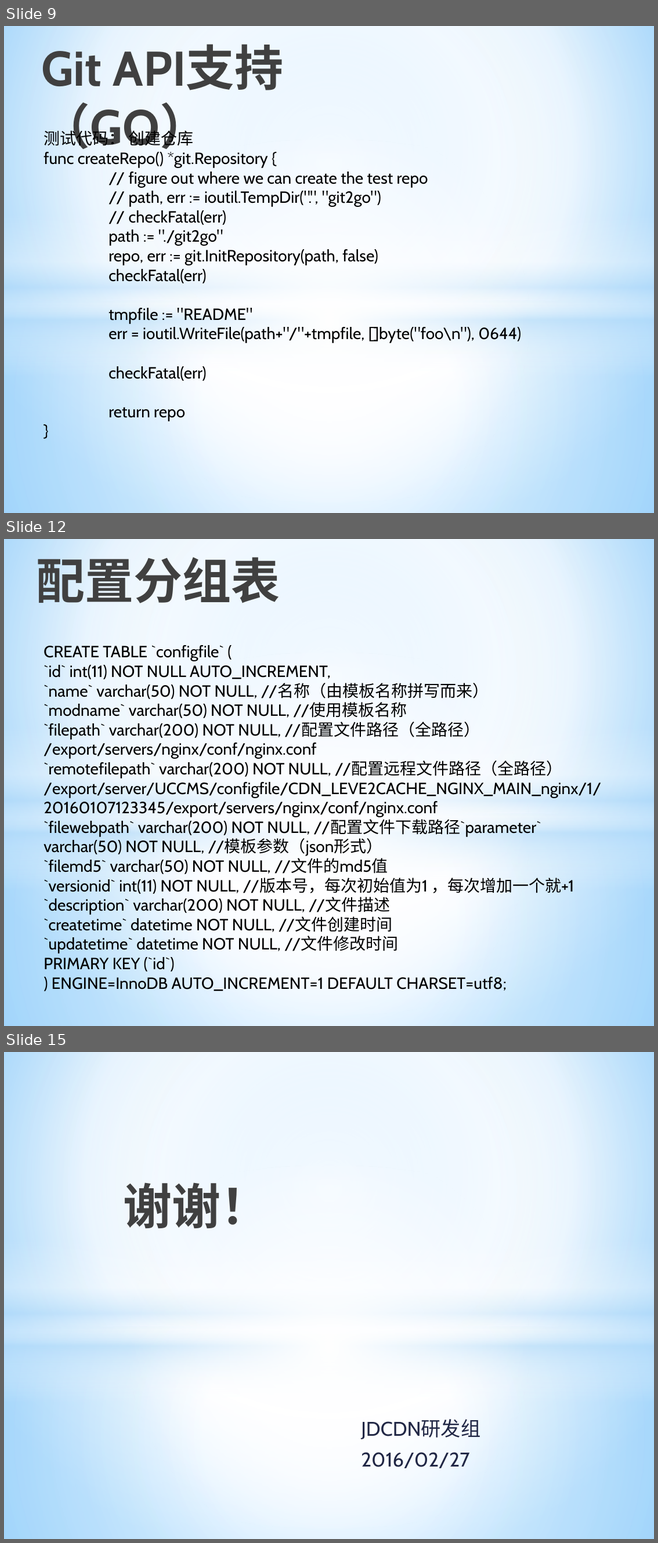
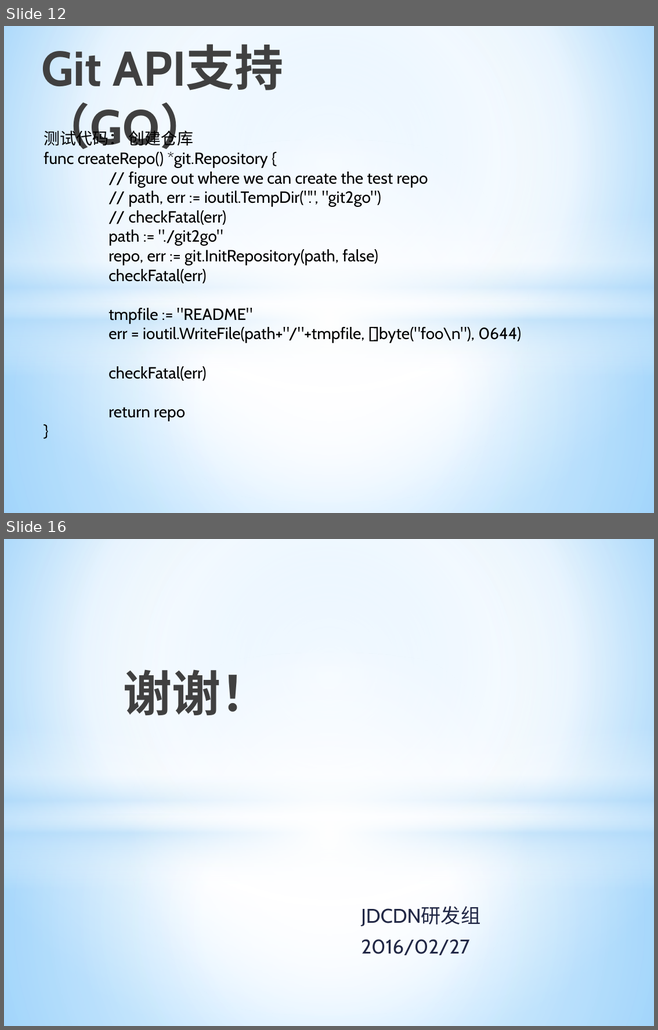
Before and after one commit to allragedbody/clasenbee, a slide deck: docs/Git集群配置方案.pptx. Shown one above the other, each under a label of ours: slides 9, 12 and 15 before the commit, slides 12 and 16 after it; the slides between them are not shown. The pictures are 658x1543 and 658x1030 pixels, drawn with LibreOffice and Linux fonts; fonts in the diff are those of the drawing. Boxes give left, top, right and bottom in pixels: in the first picture for what was removed or moved away, otherwise in the second. Text is boxed around its words. In the diff, an @@ line names an element or a change of style, - is before the commit and + after.

```diff
--- a/docs/Git集群配置方案.pptx
+++ b/docs/Git集群配置方案.pptx
@@ slide 12 removed at bbox=[4, 539, 654, 1026], background gradient #9ED5FF to #FFFFFF to #5BB9FF; not listed: 4 template elements that a slide beside it also shows @@
@@ title removed at bbox=[36, 557, 280, 603] @@
-配置分组表
@@ text removed at bbox=[43, 645, 601, 991] @@
-CREATE TABLE `configfile` (
-`id` int(11) NOT NULL AUTO_INCREMENT,
-`name` varchar(50) NOT NULL, //名称（由模板名称拼写而来）
-`modname` varchar(50) NOT NULL, //使用模板名称
-`filepath` varchar(200) NOT NULL, //配置文件路径（全路径） /export/servers/nginx/conf/nginx.conf
-`remotefilepath` varchar(200) NOT NULL, //配置远程文件路径（全路径） /export/server/UCCMS/configfile/CDN_LEVE2CACHE_NGINX_MAIN_nginx/1/20160107123345/export/servers/nginx/conf/nginx.conf
-`filewebpath` varchar(200) NOT NULL, //配置文件下载路径`parameter` varchar(50) NOT NULL, //模板参数（json形式）
-`filemd5` varchar(50) NOT NULL, //文件的md5值
-`versionid` int(11) NOT NULL, //版本号，每次初始值为1 ，每次增加一个就+1
-`description` varchar(200) NOT NULL, //文件描述
-`createtime` datetime NOT NULL, //文件创建时间
-`updatetime` datetime NOT NULL, //文件修改时间
-PRIMARY KEY (`id`)
-) ENGINE=InnoDB AUTO_INCREMENT=1 DEFAULT CHARSET=utf8;
@@ what was slide 9 is now slide 12 @@
@@ what was slide 15 is now slide 16 @@
```
Also in this commit, not shown: 4 slides changed, 8 slides added, 6 other slides removed.
